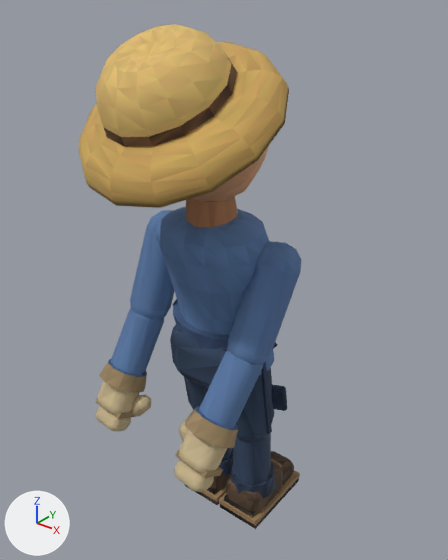
The glTF model examples/harvest-frontier/exports/npc/player-farmhand.m1.glb, before and after one commit.
Camera for both pictures: a 50 mm lens placed at (1.55, -1.92, 2.47), pointed at (-0.03, 0.05, 1.25). The axes (+X, +Y, +Z) are drawn at lower left. The lights are the same throughout. The older version comes first. Both versions are drawn at frame 13 of the action 'harvest'; the numbers are the values there.

In view in the first picture: 'denimJacketTorso', 'head', 'leftHandMesh', 'leftLowerArm', 'leftUpperArm', 'rightHandMesh', 'rightLowerArm', 'rightShin', 'rightThigh', 'rightUpperArm', 'strawHat', 'trouserHips' and 2 more.
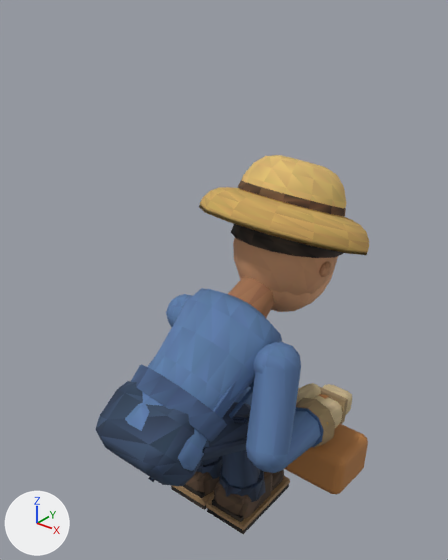
Not drawn themselves, but carrying or shaping drawn objects: ob_playerrig, ob_pelvis, ob_spine, ob_headpivot, ob_leftupperarmpivot, ob_leftlowerarmpivot, ob_rightupperarmpivot, ob_rightlowerarmpivot, ob_leftthighpivot, ob_leftshinpivot, ob_rightthighpivot, ob_rightshinpivot.

Changed parts and their boxes [x1, y1, x2, y2] in the pictures (448 x 560 px):
'strawHat', moved, turned: before [78, 24, 289, 208]; after [199, 155, 369, 255]
'denimJacketTorso', moved, turned: before [159, 196, 274, 376]; after [125, 276, 282, 471]
'rightUpperArm', moved, turned: before [227, 241, 301, 366]; after [246, 342, 301, 471]
'trouserHips', moved, turned: before [170, 325, 278, 389]; after [96, 381, 203, 486]
'head', moved, turned: before [190, 146, 269, 202]; after [231, 224, 343, 312]
'rightShin', moved, turned: before [219, 433, 300, 529]; after [206, 450, 290, 534]
'rightHandMesh', moved, turned: before [174, 408, 238, 492]; after [296, 383, 352, 447]
'rightLowerArm', moved, turned: before [196, 350, 263, 430]; after [262, 407, 328, 473]
'rightThigh', moved, turned: before [236, 362, 287, 441]; after [201, 402, 251, 461]
'harvestBasket', added (brown): after [284, 424, 368, 494]
'leftUpperArm', moved, turned: before [130, 210, 174, 320]; after [166, 294, 192, 327]
'leftHandMesh', moved, turned (not visible afterwards): before [96, 361, 151, 432]
'leftLowerArm', moved, turned (mostly hidden afterwards): before [108, 308, 164, 377]; after [235, 387, 253, 406]
'leftShin', moved, turned: before [185, 448, 233, 505]; after [171, 456, 222, 510]
'leftThigh', moved, turned (not visible afterwards): before [184, 378, 208, 410]
'basketHandle', added (mostly hidden): after [318, 394, 329, 399]

The change, as a diff of the scene's bpy script:
```diff
--- a/examples/harvest-frontier/exports/npc/player-farmhand.m1.glb.py
+++ b/examples/harvest-frontier/exports/npc/player-farmhand.m1.glb.py
@@ ob_playerrig @@
 ob_playerrig.parent = ob_player
-ob_playerrig.location = (0.0, 0.0, -0.0536)
+ob_playerrig.location = (0.0, -0.423, -0.266)
@@ ob_pelvis @@
 ob_pelvis.parent = ob_playerrig
-ob_pelvis.location = (0.0, 0.0, 0.82)
-ob_pelvis.rotation_euler = (0.0878, 0.0, 0.0)  # degrees (5, 0, 0)
+ob_pelvis.location = (0.0, -0.0083, 0.824)
+ob_pelvis.rotation_euler = (-0.964, 0.0, 0.0)  # degrees (-55, 0, 0)
@@ ob_spine @@
 ob_spine.parent = ob_playerrig
-ob_spine.location = (0.0, 0.0, 0.98)
-ob_spine.rotation_euler = (0.146, 0.0, 0.0)  # degrees (8.4, 0, 0)
+ob_spine.location = (0.0122, 0.123, 0.915)
+ob_spine.rotation_euler = (-0.964, 0.0, -0.0992)  # degrees (-55, 0, -5.7)
@@ ob_headpivot @@
 ob_headpivot.location = (0.0, 0.0, 0.82)
-ob_headpivot.rotation_euler = (0.107, 0.0, 0.0)  # degrees (6.1, 0, 0)
+ob_headpivot.rotation_euler = (0.305, -0.0105, 0.0331)  # degrees (17, -0.6, 1.9)
@@ ob_leftupperarmpivot @@
 ob_leftupperarmpivot.parent = ob_playerrig
-ob_leftupperarmpivot.location = (-0.305, 0.0, 1.34)
-ob_leftupperarmpivot.rotation_euler = (-0.284, 0.0937, -0.0274)  # degrees (-16, 5.4, -1.6)
+ob_leftupperarmpivot.location = (-0.262, 0.448, 1.12)
+ob_leftupperarmpivot.rotation_euler = (0.301, -0.333, -0.139)  # degrees (17, -19, -8)
@@ ob_leftlowerarmpivot @@
 ob_leftlowerarmpivot.location = (0.0, 0.0, -0.43)
-ob_leftlowerarmpivot.rotation_euler = (-0.185, 0.0, 0.0)  # degrees (-11, 0, 0)
+ob_leftlowerarmpivot.rotation_euler = (0.314, 0.244, -0.000202)  # degrees (18, 14, -0)
@@ ob_rightupperarmpivot @@
 ob_rightupperarmpivot.parent = ob_playerrig
-ob_rightupperarmpivot.location = (0.305, 0.0, 1.34)
-ob_rightupperarmpivot.rotation_euler = (-0.354, 0.11, -0.0406)  # degrees (-20, 6.3, -2.3)
+ob_rightupperarmpivot.location = (0.345, 0.387, 1.12)
+ob_rightupperarmpivot.rotation_euler = (-0.38, -0.136, 0.0298)  # degrees (-22, -7.8, 1.7)
@@ ob_rightlowerarmpivot @@
 ob_rightlowerarmpivot.location = (0.0, 0.0, -0.43)
-ob_rightlowerarmpivot.rotation_euler = (-0.215, 0.0, 0.0)  # degrees (-12, 0, 0)
+ob_rightlowerarmpivot.rotation_euler = (1.834, 0.143, 0.0)  # degrees (105, 8.2, 0)
@@ ob_leftthighpivot @@
 ob_leftthighpivot.location = (-0.125, 0.0, 0.83)
-ob_leftthighpivot.rotation_euler = (0.166, 0.0, 0.0)  # degrees (9.5, 0, 0)
+ob_leftthighpivot.rotation_euler = (1.121, 0.0, 0.0)  # degrees (64, 0, 0)
@@ ob_leftshinpivot @@
 ob_leftshinpivot.location = (0.0, 0.0, -0.47)
-ob_leftshinpivot.rotation_euler = (-0.117, 0.0, 0.0)  # degrees (-6.7, 0, 0)
+ob_leftshinpivot.rotation_euler = (-1.121, 0.0, 0.0)  # degrees (-64, 0, 0)
@@ ob_rightthighpivot @@
 ob_rightthighpivot.location = (0.125, 0.0, 0.83)
-ob_rightthighpivot.rotation_euler = (0.166, 0.0, 0.0)  # degrees (9.5, 0, 0)
+ob_rightthighpivot.rotation_euler = (1.121, 0.0, 0.0)  # degrees (64, 0, 0)
@@ ob_rightshinpivot @@
 ob_rightshinpivot.location = (0.0, 0.0, -0.47)
-ob_rightshinpivot.rotation_euler = (-0.117, 0.0, 0.0)  # degrees (-6.7, 0, 0)
+ob_rightshinpivot.rotation_euler = (-1.121, 0.0, 0.0)  # degrees (-64, 0, 0)
@@ ob_baskethandle @@
+ob_baskethandle = bpy.data.objects.new('basketHandle', me_mesh_14)  # 152 vertices, 288 faces; spans x -1.0..1.0, y -0.1..0.1, z -0.5..0.5
+ob_baskethandle.parent = ob_toolharvestbasket
+ob_baskethandle.location = (-0.089, 0.0, -0.1)
+ob_baskethandle.rotation_euler = (0.0, -1.571, 0.0)  # degrees (0, -90, 0)
+ob_baskethandle.scale = (0.178, 0.178, 0.178)
@@ ob_toolharvestbasket @@
+ob_toolharvestbasket = bpy.data.objects.new('toolHarvestBasket', None)
+ob_toolharvestbasket.parent = ob_toolanchor
+ob_toolharvestbasket.location = (0.0, 0.0, 0.0)
@@ ob_harvestbasket @@
+ob_harvestbasket = bpy.data.objects.new('harvestBasket', me_mesh_13_1)  # 56 vertices, 108 faces; spans x -1.0..1.0, y -0.77..0.77, z -0.56..0.56
+ob_harvestbasket.parent = ob_toolharvestbasket
+ob_harvestbasket.location = (0.0, 0.0, -0.23)
+ob_harvestbasket.scale = (0.195, 0.195, 0.195)
```
